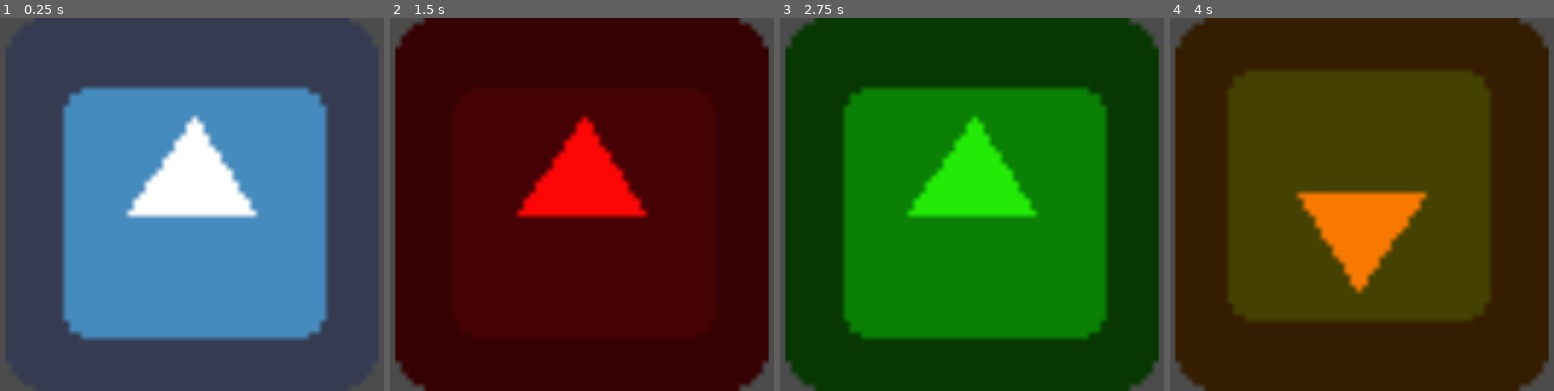
Above: before the commit, frames 1-4 (left to right).
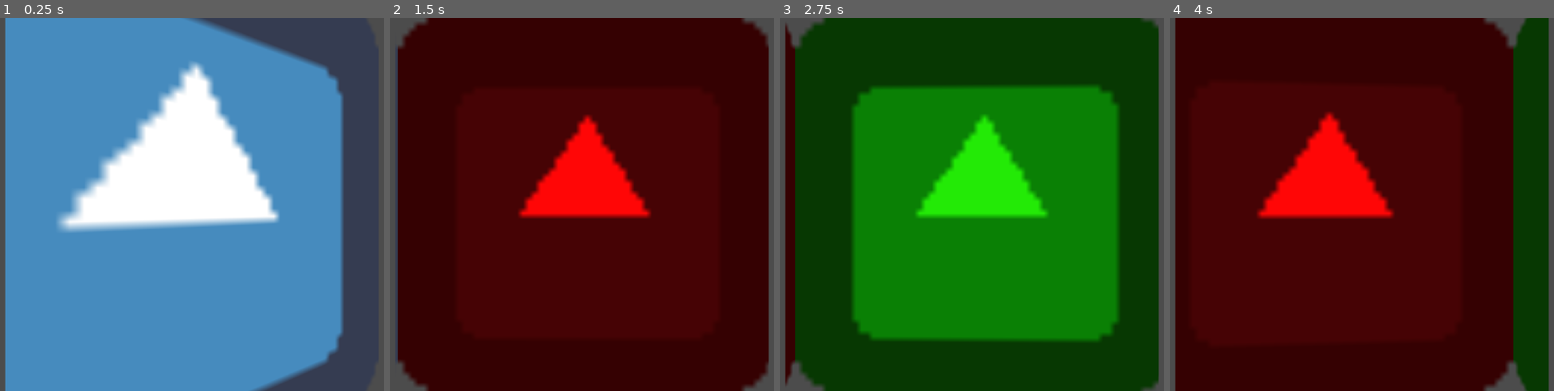
Above: after the commit, the same moments.

Repository: bemain/game-jam-2022w8
Game: Godot game, scene res://World.tscn
Two runs of this game, one before a commit and one after it. Both use one fixed random seed, a clock stepped at 60 frames per second and the inputs below. The engine's default icon, where the game draws it, is replaced by a stand-in: a white triangle on a blue panel in a dark square.
Inputs:
- Up to frame 1 (0.25 s): no input
- Up to frame 2 (1.5 s): tap Enter at 0.5 s; hold Right (ui_right) 0.53-1.28 s; hold Down (ui_down) from 1.28 s (still down)
- Up to frame 3 (2.75 s): tap Space at 2 s; release Down (ui_down) at 2.03 s; hold Right (ui_right) from 2.03 s (still down)
- Up to frame 4 (4 s): release Right (ui_right) at 2.78 s; hold Up (ui_up) 2.78-3.53 s; hold Left (ui_left) from 3.53 s (still down)

The runs differ from the first frame. In frame 1, 49% of the frame differs, in the area x 1-90%, y 0-100%; in frame 2, 2.2%; in frame 3, 9.8%; in frame 4, 97%, in the area x 1-99%, y 0-100%.

Commit message:
Apply perspective when rotating

Diff:
--- a/Camera.gd
+++ b/Camera.gd
@@ -2,7 +2,7 @@
 
 enum {WALL, CEILING}
 
-onready var screensize = get_viewport().size
+onready var viewsize = get_viewport().size
 onready var ceiling = get_node("../Room").get_node("Ceiling")
 var walls = []
 
@@ -36,10 +36,15 @@
 				selected_type = WALL
 				move(Vector2.DOWN)
 
+func _process(delta):
+	# If moving, apply perspective to the walls
+	if (position - get_camera_screen_center()).length() > 10:
+		apply_perspective()
+
 
 func move(direction: Vector2):
 	# Move
-	var target_pos = position + screensize * direction
+	var target_pos = position + viewsize * direction
 	position = target_pos
 	# Set position of wall / ceiling
 	if direction.x:
@@ -48,3 +53,15 @@
 	if direction.y:
 		ceiling.position.x = target_pos.x
 		ceiling.rotation = selected_wall * PI / 2
+
+
+func apply_perspective():
+	# Walls
+	for wall in walls:
+		var rel_pos = (get_camera_screen_center() - wall.position) / viewsize
+		if -2 < rel_pos.x and rel_pos.x < 2:
+			wall.material.set_shader_param("position", rel_pos)
+
+	# Ceiling
+	var rel_pos = (get_camera_screen_center() - ceiling.position) / viewsize
+	ceiling.material.set_shader_param("position", rel_pos.rotated(-ceiling.rotation))
--- /dev/null
+++ b/PerspectiveShader.gdshader
@@ -0,0 +1,36 @@
+shader_type canvas_item;
+
+uniform vec2 position = vec2(1, 0);
+
+void fragment() {
+	// How much should the position affect the perspective, higher -> more perspective on lower position
+	float effect = 3.0;
+
+	vec2 uv = UV;
+	// map uv from [0.0, 1.0] to [-0.5, 0.5]
+	uv -= vec2(0.5, 0.5);
+
+	// Calculate distance to position
+	vec2 dis = vec2(1.0) - uv * position;
+	// Calculate depth
+	float z = 1.0 + dis.x * dis.y * effect;
+	// Correct perspective
+	uv /= z;
+
+	// Scale to fill
+	vec2 max_vec = vec2(1.0) - 0.5 * abs(position);
+	float scale = 1.0 + max_vec.x * max_vec.y * effect;
+	uv *= scale;
+
+	// Map uv back from [-0.5, 0.5] to [0.0, 1.0]
+	uv += vec2(0.5, 0.5);
+
+	COLOR = texture(TEXTURE, uv);
+
+	// if uv outside texture - then use transparent color
+	if (uv.x < 0.0 || uv.x > 1.0) {
+		COLOR.a = 0.0;
+	} else if (uv.y < 0.0 || uv.y > 1.0) {
+		COLOR.a = 0.0;
+	}
+}
--- a/Room_Test.tscn
+++ b/Room_Test.tscn
@@ -1,33 +1,59 @@
-[gd_scene load_steps=2 format=2]
+[gd_scene load_steps=8 format=2]
 
 [ext_resource path="res://icon.png" type="Texture" id=1]
+[ext_resource path="res://PerspectiveShader.gdshader" type="Shader" id=3]
+
+[sub_resource type="ShaderMaterial" id=2]
+shader = ExtResource( 3 )
+shader_param/position = Vector2( 1, 0 )
+
+[sub_resource type="ShaderMaterial" id=3]
+shader = ExtResource( 3 )
+shader_param/position = Vector2( 1, 0 )
+
+[sub_resource type="ShaderMaterial" id=4]
+shader = ExtResource( 3 )
+shader_param/position = Vector2( 1, 0 )
+
+[sub_resource type="ShaderMaterial" id=5]
+shader = ExtResource( 3 )
+shader_param/position = Vector2( 1, 0 )
+
+[sub_resource type="ShaderMaterial" id=6]
+shader = ExtResource( 3 )
+shader_param/position = Vector2( 1, 0 )
 
 [node name="Room_Test" type="Node2D"]
 
 [node name="Wall1" type="Sprite" parent="."]
+material = SubResource( 2 )
 scale = Vector2( 16, 16 )
 texture = ExtResource( 1 )
 
 [node name="Wall2" type="Sprite" parent="."]
 modulate = Color( 1, 0.027451, 0.027451, 1 )
+material = SubResource( 3 )
 position = Vector2( 1024, 0 )
 scale = Vector2( 16, 16 )
 texture = ExtResource( 1 )
 
 [node name="Wall3" type="Sprite" parent="."]
 self_modulate = Color( 0.141176, 0.921569, 0.027451, 1 )
+material = SubResource( 4 )
 position = Vector2( 2048, 0 )
 scale = Vector2( 16, 16 )
 texture = ExtResource( 1 )
 
 [node name="Wall4" type="Sprite" parent="."]
 modulate = Color( 0.972549, 0, 0.776471, 1 )
+material = SubResource( 5 )
 position = Vector2( 3072, 0 )
 scale = Vector2( 16, 16 )
 texture = ExtResource( 1 )
 
 [node name="Ceiling" type="Sprite" parent="."]
 modulate = Color( 0.972549, 0.478431, 0, 1 )
+material = SubResource( 6 )
 position = Vector2( 0, -1024 )
 scale = Vector2( 16, 16 )
 texture = ExtResource( 1 )
--- a/World.tscn
+++ b/World.tscn
@@ -20,7 +20,6 @@
 [node name="Camera" type="Camera2D" parent="ViewportContainer/Viewport"]
 current = true
 smoothing_enabled = true
-smoothing_speed = 10.0
 script = ExtResource( 1 )
 
 [node name="Room" parent="ViewportContainer/Viewport" instance=ExtResource( 2 )]
